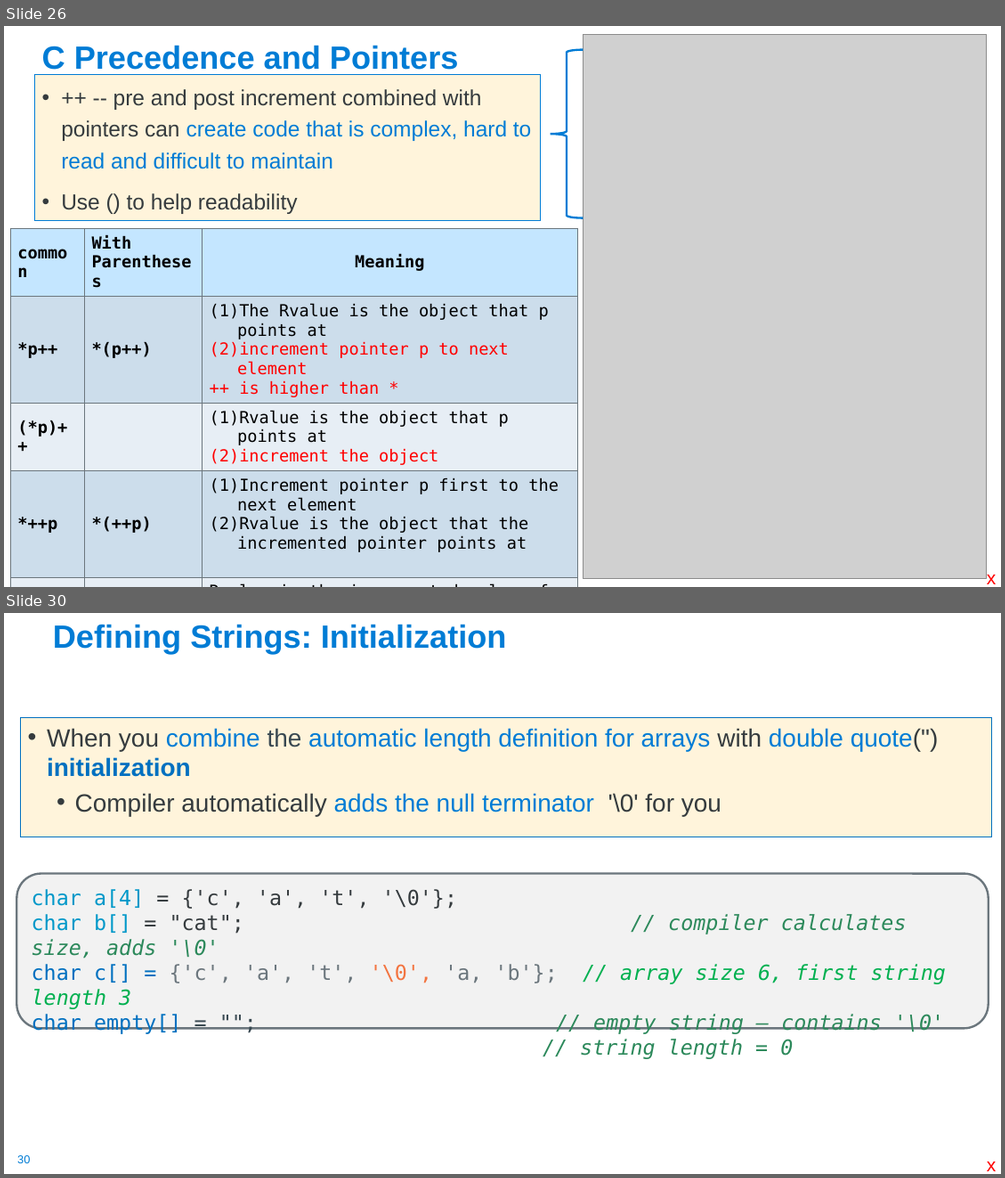
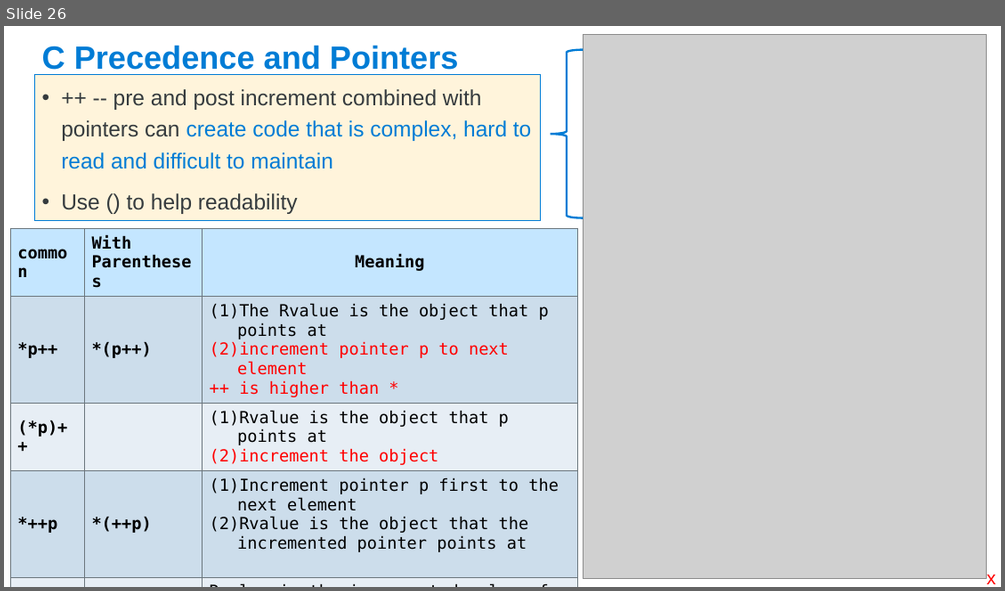
Before and after one commit to cse30-sp24/Muller-Slides, a slide deck: Lecture-6.pptx. Shown one above the other, each under a label of ours: slides 26 and 30 before the commit, slide 26 after it; the slides between them are not shown. The pictures are 1005x1178 and 1005x591 pixels, drawn with LibreOffice and Linux fonts; fonts in the diff are those of the drawing; grey boxes stand for pictures. Boxes give left, top, right and bottom in pixels: in the first picture for what was removed or moved away, otherwise in the second. Text is boxed around its words. In the diff, an @@ line names an element or a change of style, - is before the commit and + after.

```diff
--- a/Lecture-6.pptx
+++ b/Lecture-6.pptx
@@ slide 30 removed at (x1=4, y1=613, x2=1001, y2=1174), background #FFFFFF; not listed: 1 template element that a slide beside it also shows @@
@@ title removed at (x1=53, y1=624, x2=507, y2=654) @@
-Defining Strings: Initialization
@@ text removed at (x1=20, y1=718, x2=992, y2=836) @@
-• When you combine the automatic length definition for arrays with double quote(") initialization
-  • Compiler automatically adds the null terminator '\0' for you
@@ rounded rectangle removed at (x1=16, y1=873, x2=988, y2=1028) @@
-char a[4] = {'c', 'a', 't', '\0'};
-char b[] = "cat"; // compiler calculates size, adds '\0'
-char c[] = {'c', 'a', 't', '\0', 'a, 'b'}; // array size 6, first string length 3
-char empty[] = ""; // empty string – contains '\0'
-// string length = 0
@@ text removed at (x1=987, y1=1161, x2=995, y2=1171) @@
-x
```
Also in this commit, not shown: 9 slides changed, 51 other slides removed, 4 other files.
